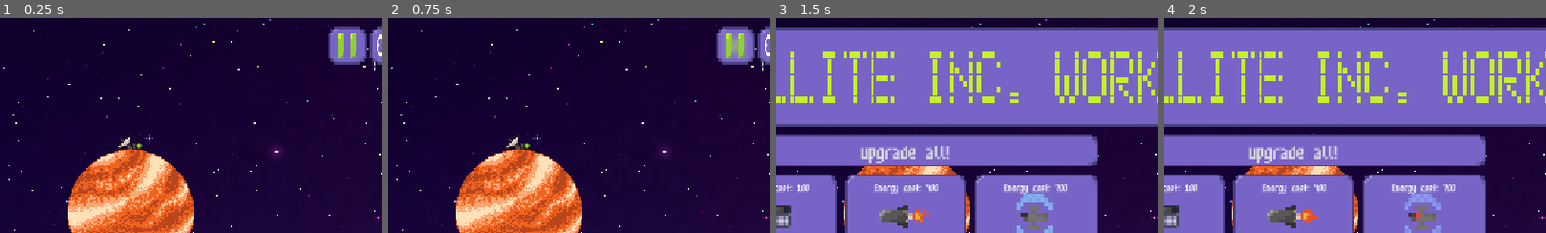
Above: before the commit, frames 1-4 (left to right).
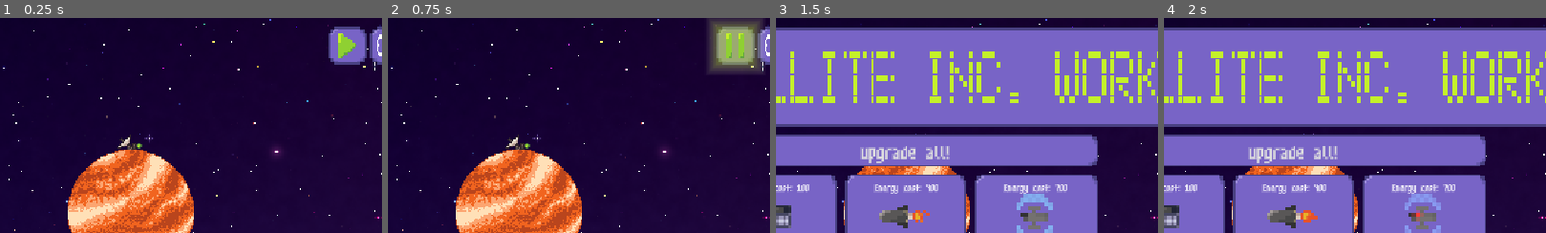
Above: after the commit, the same moments.

Repository: SpookyPlagueDoc777/Orbit-game
Game: Godot game, scene res://Scenes/Game/main_node.tscn
Same seed, same stepped clock (60 frames per second), same inputs: the game is played once before the commit and once after it.
Inputs (mouse positions are % of the whole screen's width and height, from its top left):
- Up to frame 1 (0.25 s): no input
- Up to frame 2 (0.75 s): click (78, 6) at 0.5 s
- Up to frame 3 (1.5 s): click (95, 88) at 1.25 s
- Up to frame 4 (2 s): no input
The pictures show only the part of the screen within x 33-83%, y 0-50%; the shares and areas given below are measured in that part.

The runs differ from the first frame. In frame 1, 0.3% of the frame differs, in the area x 88-94%, y 7-19%; in frame 2, 3.1%, in the area x 84-98%, y 0-26%; in frame 3, nothing differs; in frame 4, nothing differs.

Commit message:
pause button

Diff:
--- a/Code/Game/main_node.gd
+++ b/Code/Game/main_node.gd
@@ -11,7 +11,10 @@
 @onready var game_over_timer: Timer = $CanvasLayer/GameUI/GameOver/GameOverTimer
 @onready var game_won_timer: Timer = $CanvasLayer/GameUI/GameWon/GameWonTimer
 @onready var satellites: Node2D = $GameScene/Planet/Satellites
+@onready var pause_button: Button = $CanvasLayer/GameUI/PauseButton/PauseButton
 
+const PAUSE_BUTTON = preload("uid://bvkfsrq12bvn3")
+const PLAY_BUTTON = preload("uid://bmkpnomnr3dfm")
 
 #timer stuff
 var TimerDays: int = 0
@@ -92,3 +95,7 @@
 	SoundManager.successful_push()
 	timer.paused = !toggled_on
 	Global.is_paused = !toggled_on
+	if toggled_on:
+		pause_button.icon = PAUSE_BUTTON
+	else:
+		pause_button.icon = PLAY_BUTTON
--- a/Scenes/Game/main_node.tscn
+++ b/Scenes/Game/main_node.tscn
@@ -6,6 +6,7 @@
 [ext_resource type="PackedScene" uid="uid://cbp01vsjbcswu" path="res://Scenes/Game/game_scene.tscn" id="1_y60n4"]
 [ext_resource type="PackedScene" uid="uid://bgsgsmwi7fk7e" path="res://Scenes/UI/settings_menu_new.tscn" id="2_mht2n"]
 [ext_resource type="PackedScene" uid="uid://btisly1528rn5" path="res://Scenes/UI/pause_menu.tscn" id="4_3qm64"]
+[ext_resource type="Texture2D" uid="uid://bmkpnomnr3dfm" path="res://Textures/UI/play button.png" id="5_jp4ly"]
 
 [sub_resource type="ShaderMaterial" id="ShaderMaterial_bgvvt"]
 shader = ExtResource("1_3qm64")
@@ -80,6 +81,9 @@
 grow_horizontal = 2
 grow_vertical = 0
 
+[node name="PauseButton" parent="CanvasLayer/GameUI/PauseButton" parent_id_path=PackedInt32Array(138886182, 1317757567) index="0" unique_id=1003308732]
+icon = ExtResource("5_jp4ly")
+
 [node name="GameOver" parent="CanvasLayer/GameUI" index="8" unique_id=2055132133]
 text = "Game Over!"
 
Binary file added: Textures/UI/play button.png
Not shown, added: Textures/UI/play button.png.import
